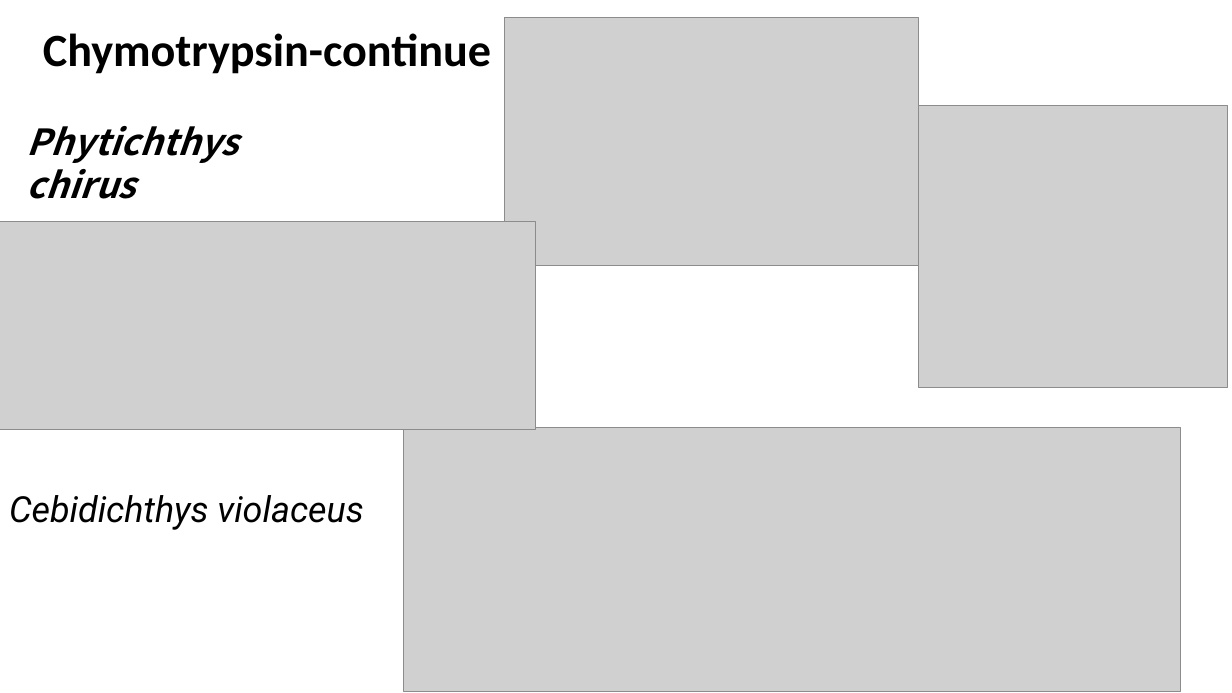
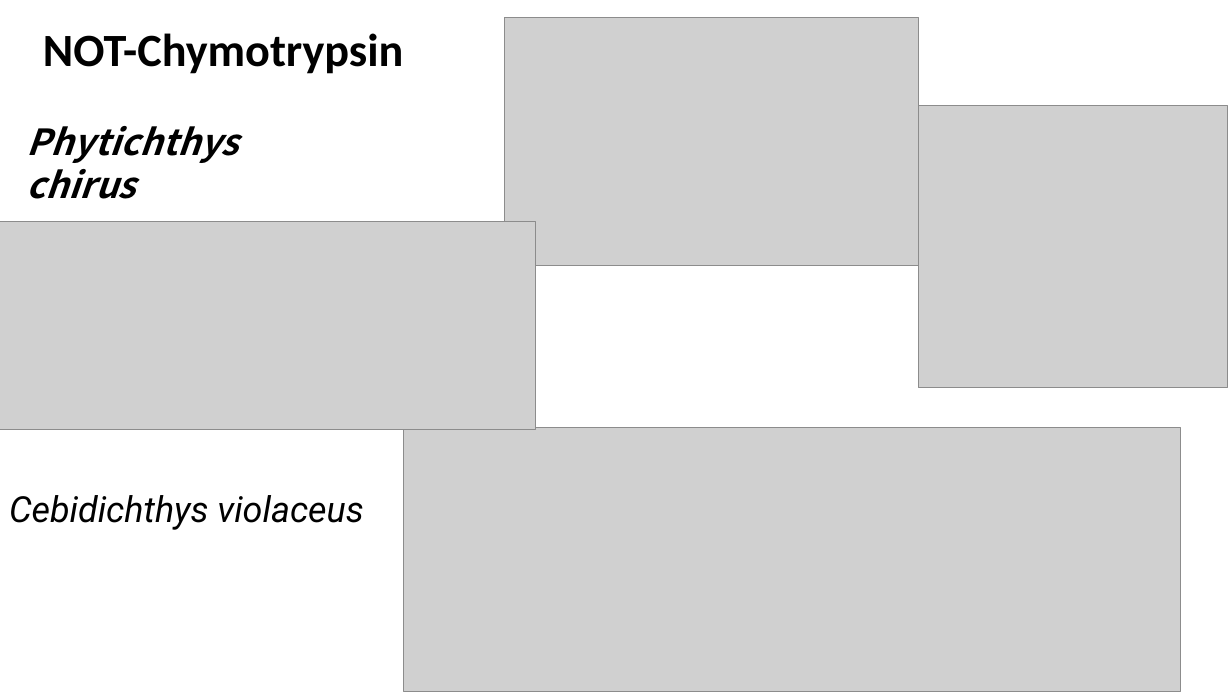
Before and after one commit to jyw-atgithub/fish-genome, a slide deck: slide 25 of synteny.pptx (slide 21 before the commit). Drawn at 1232x693 pixels with LibreOffice and Linux fonts; fonts in the diff are those of the drawing; grey boxes stand for pictures. Boxes give left, top, right and bottom in pixels: in the first picture for what was removed or moved away, otherwise in the second. Text is boxed around its words. In the diff, an @@ line names an element or a change of style, - is before the commit and + after.

```diff
--- a/synteny.pptx
+++ b/synteny.pptx
@@ text at box(43, 33, 404, 74): text changed @@
-Chymotrypsin-continue
+NOT-Chymotrypsin
```
Also in this commit, not shown: 7 other slides changed, 4 slides added, 3 other files.
